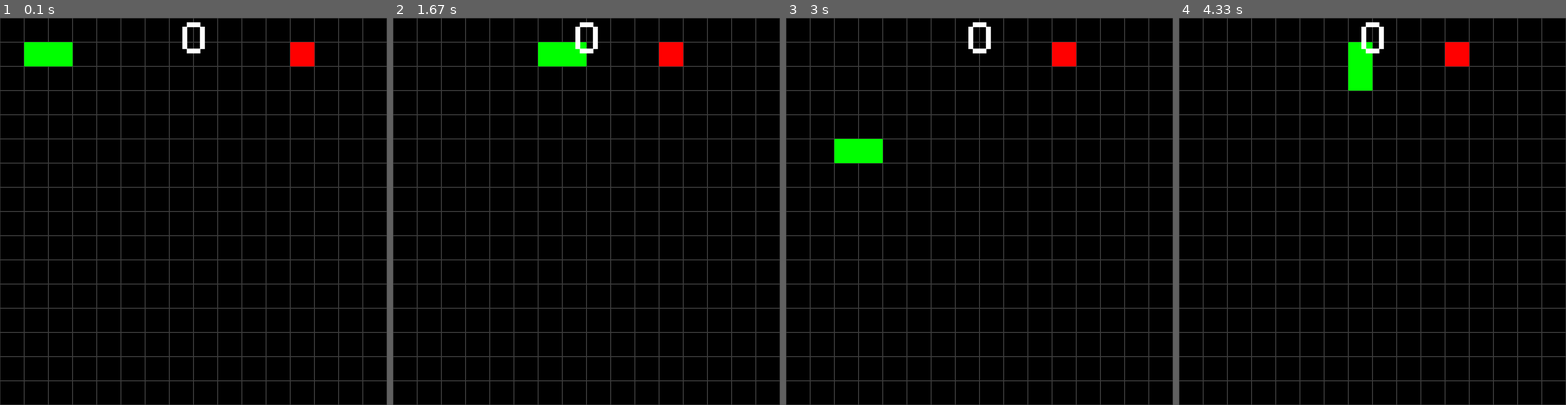
Above: before the commit, frames 1-4 (left to right).
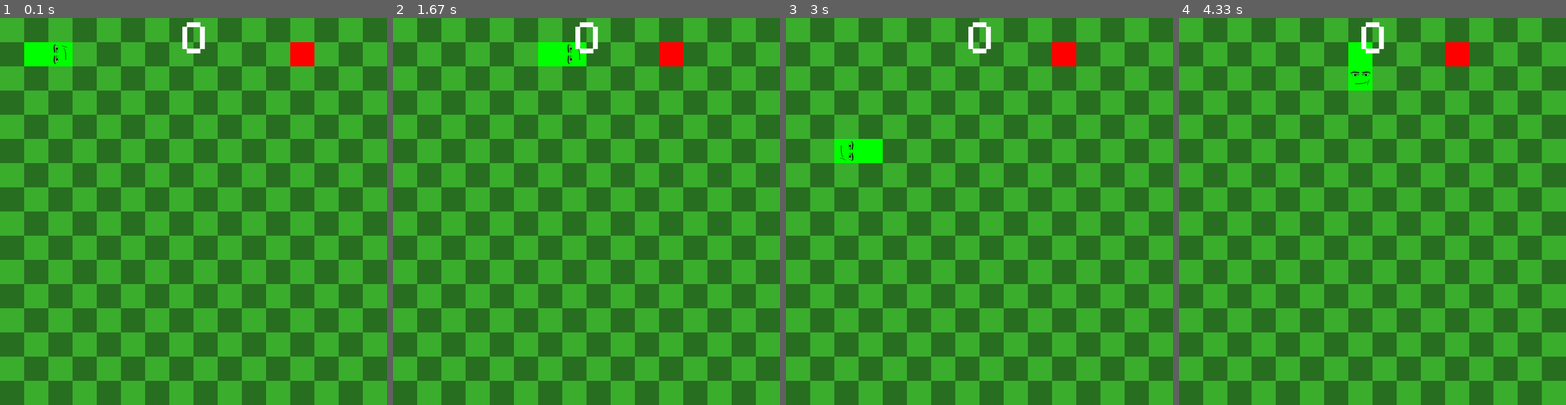
Above: after the commit, the same moments.

Repository: ericafk0001/pygame-snake
Game: pygame game, started from main.py
Same seed, same stepped clock (60 frames per second), same inputs: the game is played once before the commit and once after it.
Inputs:
- Up to frame 1 (0.1 s): no input
- Up to frame 2 (1.67 s): hold Right 0.33-0.8 s; hold Up 0.83-1.3 s; hold Right from 1.33 s (still down)
- Up to frame 3 (3 s): release Right at 1.8 s; hold Left 1.83-2.37 s; hold Down 2.4-2.7 s; hold Left from 2.73 s (still down)
- Up to frame 4 (4.33 s): release Left at 3.13 s; hold Up 3.17-3.53 s; hold Right 3.57-4.2 s; hold Down from 4.23 s (still down)

The runs differ from the first frame. In frame 1, 99% of the frame differs, in the area x 0-100%, y 0-100%; in frame 2, 99%; in frame 3, 99%; in frame 4, 99%.

Commit message:
man face as snake head rotational based on xdir and ydir

Diff:
--- a/main.py
+++ b/main.py
@@ -3,6 +3,8 @@
 import random
 
 pygame.init()
+
+snake_head_img = pygame.image.load("snake_head.png")
 
 SW, SH = 800, 800
 
@@ -12,12 +14,17 @@
 screen = pygame.display.set_mode((800, 800))
 pygame.display.set_caption("Snake")
 clock = pygame.time.Clock()
+#checkboard grid
+def drawGrid():
+    for x in range(0, SW, BLOCK_SIZE):
+        for y in range(0, SH, BLOCK_SIZE):
+            if (x // BLOCK_SIZE + y // BLOCK_SIZE) % 2 == 0:
+                color = "#3aad2d"
+            else:
+                color = "#286e20"
+            rect = pygame.Rect(x, y, BLOCK_SIZE, BLOCK_SIZE)
+            pygame.draw.rect(screen, color, rect)
 
-def drawGrid():
-  for x in range(0, SW, BLOCK_SIZE):
-    for y in range(0, SH, BLOCK_SIZE):
-      rect = pygame.Rect(x, y, BLOCK_SIZE, BLOCK_SIZE)
-      pygame.draw.rect(screen, "#3c3c3c", rect, 1)
 
 class Snake:
   def __init__(self):
@@ -95,7 +102,16 @@
   apple.update()
   score = FONT.render(f"{len(snake.body)-1}", True, "white")
 
-  pygame.draw.rect(screen, "green", snake.head)
+  if snake.xdir == 1:
+    rotated_image = pygame.transform.rotate(snake_head_img, 0)
+  elif snake.xdir == -1:
+      rotated_image = pygame.transform.rotate(snake_head_img, 180)
+  elif snake.ydir == -1:
+      rotated_image = pygame.transform.rotate(snake_head_img, 90)
+  elif snake.ydir == 1:
+      rotated_image = pygame.transform.rotate(snake_head_img, -90)
+
+  screen.blit(rotated_image, (snake.head.x, snake.head.y))
 
   for square in snake.body:
     pygame.draw.rect(screen, "green", square)
Binary file added: snake_head.png
